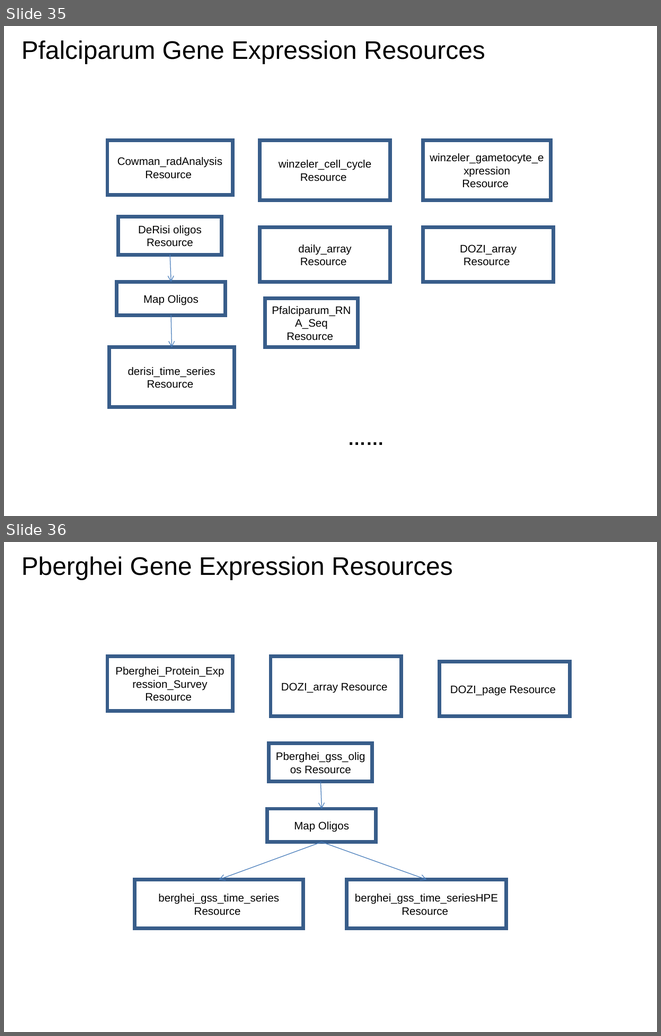
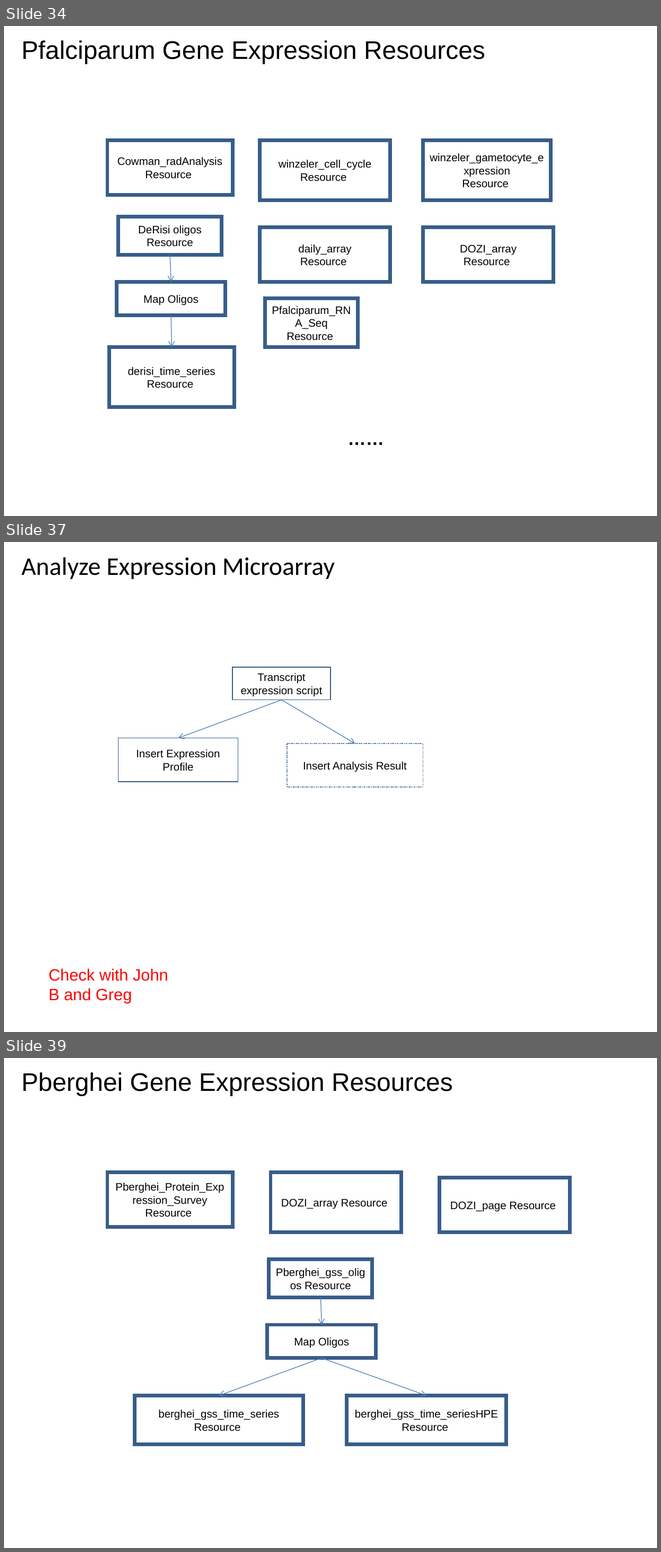
Before and after one commit to VEuPathDB/ApiCommonWorkflow, a slide deck: Main/doc/IntegratedWorkflow.ppt. Shown one above the other, each under a label of ours: slides 35 and 36 before the commit, slides 34, 37 and 39 after it; the slides between them are not shown. The pictures are 661x1036 and 661x1552 pixels, drawn with LibreOffice and Linux fonts; fonts in the diff are those of the drawing. Boxes give left, top, right and bottom in pixels: in the first picture for what was removed or moved away, otherwise in the second. Text is boxed around its words. In the diff, an @@ line names an element or a change of style, - is before the commit and + after.

Commit message:
improve expression graphs

```diff
--- a/Main/doc/IntegratedWorkflow.ppt
+++ b/Main/doc/IntegratedWorkflow.ppt
@@ slide 37 added at bbox=[4, 542, 657, 1032], background #FFFFFF @@
@@ title added at bbox=[21, 557, 335, 579], 28 pt, text #000000 @@
+Analyze Expression Microarray
@@ rectangle added at bbox=[232, 668, 330, 700], outline #385D8A 0.99 pt, 12 pt, text #000000 @@
+Transcript expression script
@@ arrow added from (282, 700) to (178, 738), #4A7EBB 0.74 pt @@
@@ arrow added from (282, 700) to (355, 743), #4A7EBB 0.74 pt @@
@@ rectangle added at bbox=[118, 738, 238, 782], outline #385D8A 0.99 pt, 12 pt, text #000000 @@
+Insert Expression Profile
@@ rectangle added at bbox=[286, 743, 423, 787], outline #385D8A 0.99 pt dashed, 12 pt, text #000000 @@
+Insert Analysis Result
@@ text added at bbox=[49, 968, 168, 1003], 18 pt, text #FF0000 @@
+Check with John B and Greg
@@ what was slide 35 is now slide 34 @@
@@ what was slide 36 is now slide 39 @@
```
Also in this commit, not shown: 3 slides changed, 1 other slide added.
